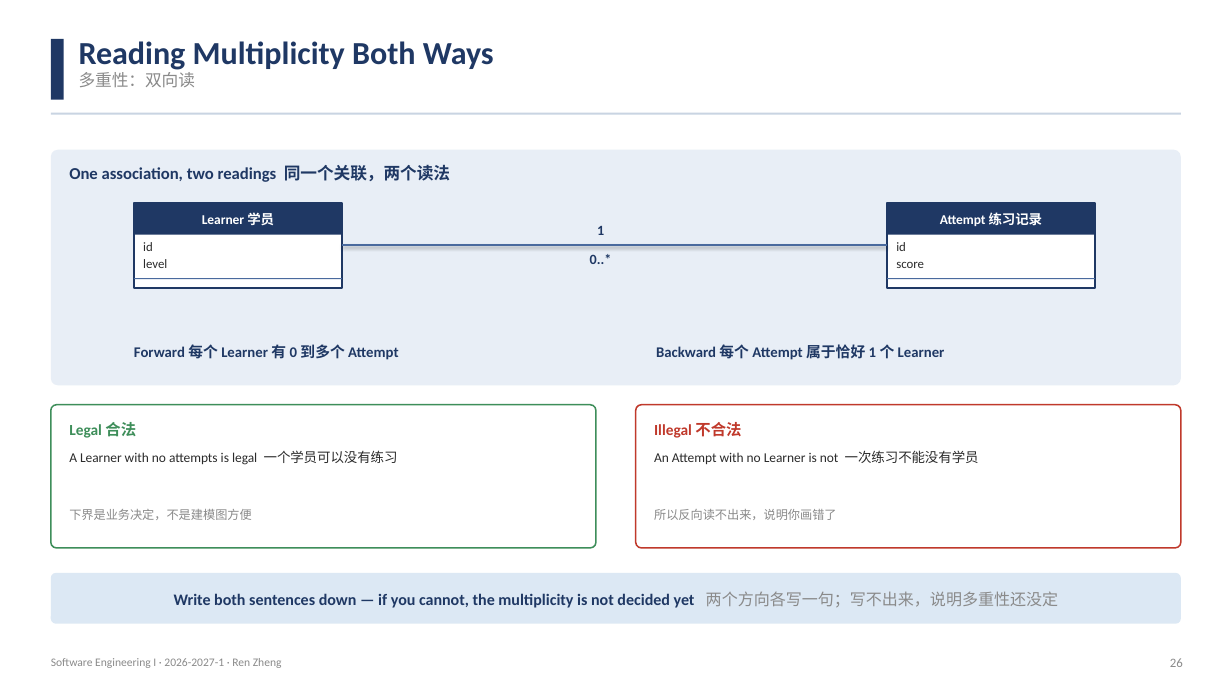
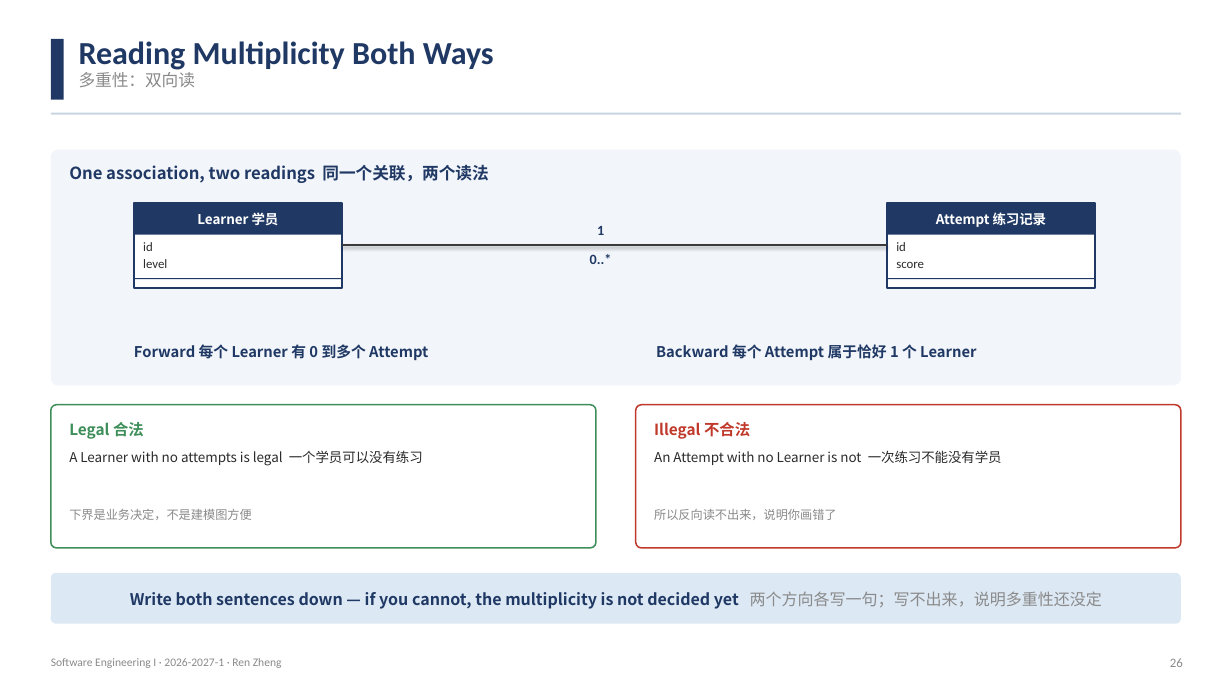
Before and after one commit to klausren/software-engineering-course, a slide deck: slide 26 of 01-slides/W09-Requirements-Modeling-Domain-Model.pptx. Drawn at 1232x693 pixels with LibreOffice and Linux fonts; fonts in the diff are those of the drawing. Boxes give left, top, right and bottom in pixels: in the first picture for what was removed or moved away, otherwise in the second. Text is boxed around its words. In the diff, an @@ line names an element or a change of style, - is before the commit and + after.

```diff
--- a/01-slides/W09-Requirements-Modeling-Domain-Model.pptx
+++ b/01-slides/W09-Requirements-Modeling-Domain-Model.pptx
@@ rounded rectangle at (51, 150, 1181, 385): fill #E8EEF6 to #F2F5FA @@
@@ line (343, 245) - (886, 245): stroke #4A6A9E 1.25 pt to #3A3A3A 1.25 pt @@
@@ rectangle at (134, 278, 342, 279): fill #4A6A9E to #1F3864 @@
@@ rectangle at (887, 278, 1095, 279): fill #4A6A9E to #1F3864 @@
@@ font Calibri to Noto Sans CJK SC in 10 elements at (69, 164, 488, 183), (197, 212, 279, 225), (936, 212, 1047, 227), (134, 344, 428, 360), (656, 344, 976, 360), (69, 422, 144, 439), (69, 450, 423, 466), (654, 422, 750, 439), (654, 450, 1002, 465), (130, 591, 1102, 609) @@
```
Also in this commit, not shown: 3 other slides changed, 2 other files.
